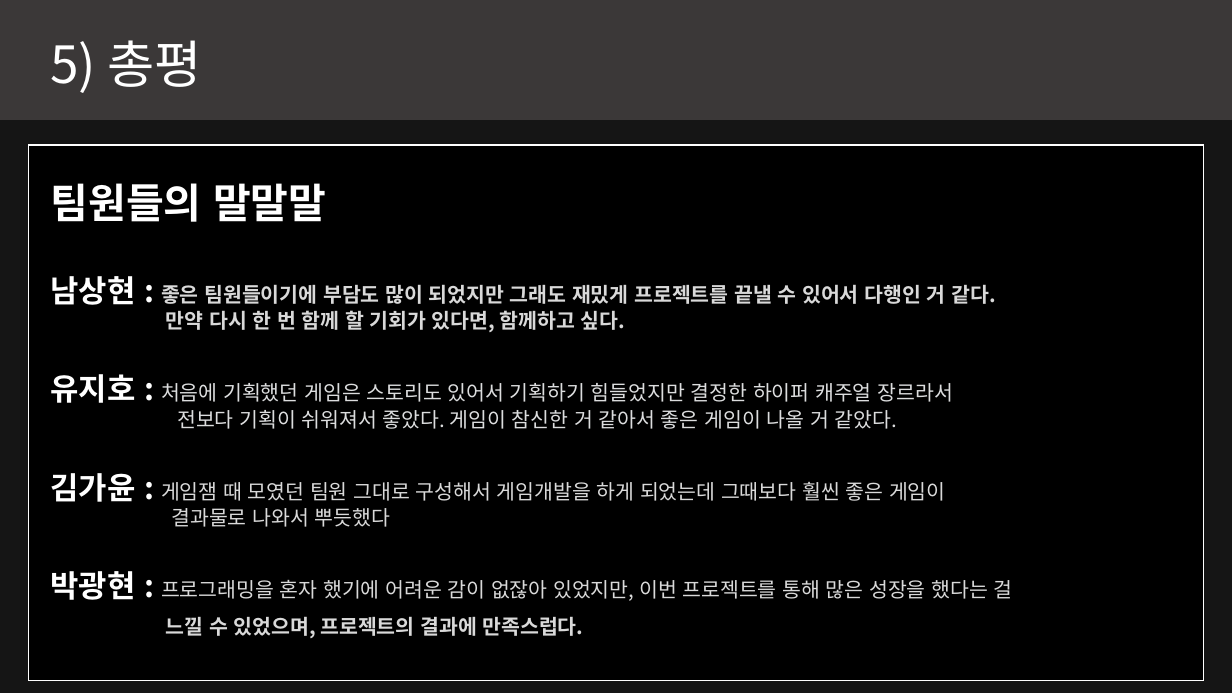
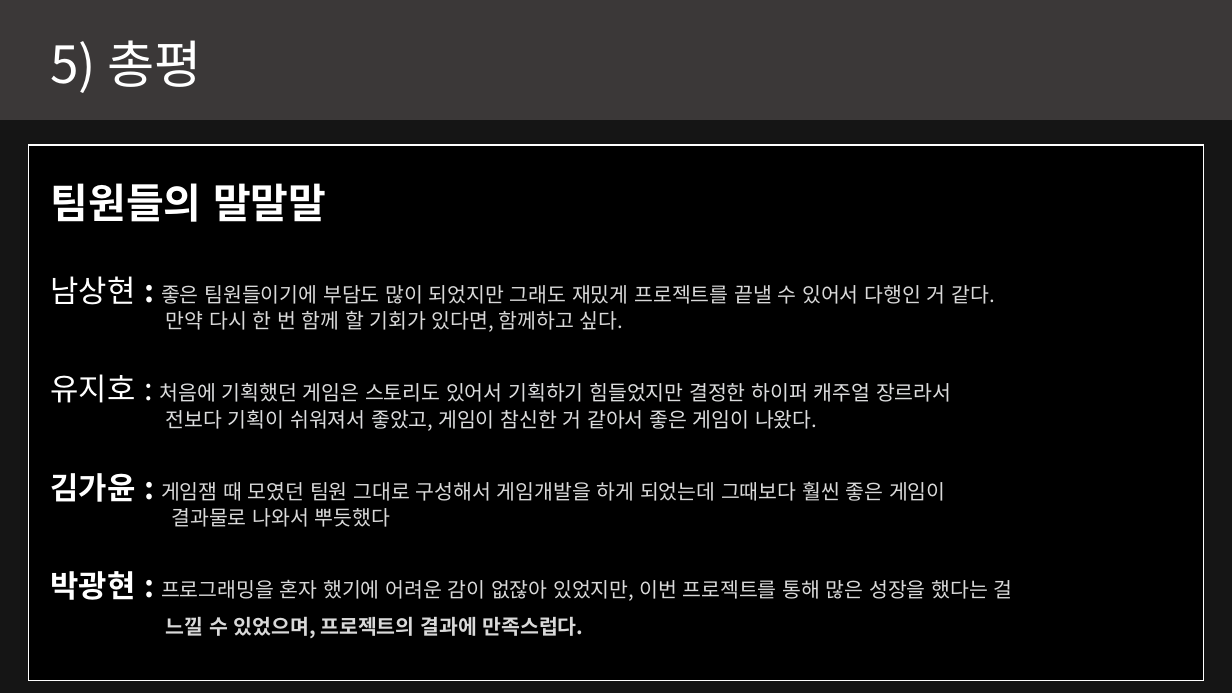
Before and after one commit to kjpark102312/Jagu_Agis, a slide deck: slide 6 of Presentation/AGIS 발표자료.pptx. Drawn at 1232x693 pixels with LibreOffice and Linux fonts; fonts in the diff are those of the drawing; background and template pictures are left out; a plain dark background stands for a picture behind light text. Boxes give left, top, right and bottom in pixels: in the first picture for what was removed or moved away, otherwise in the second. Text is boxed around its words. In the diff, an @@ line names an element or a change of style, - is before the commit and + after.

```diff
--- a/Presentation/AGIS 발표자료.pptx
+++ b/Presentation/AGIS 발표자료.pptx
@@ text "남상현 : 좋은 팀원들이기에 부담도 ..." at <box>50,276,995,332</box>: bold off @@
@@ text at <box>50,374,951,403</box>: bold off in "유지호 :" @@
@@ text at <box>166,410,817,431</box>: text changed @@
-전보다 기획이 쉬워져서 좋았다. 게임이 참신한 거 같아서 좋은 게임이 나올 거 같았다.
+전보다 기획이 쉬워져서 좋았고, 게임이 참신한 거 같아서 좋은 게임이 나왔다.
```
Also in this commit, not shown: 3 other files.
